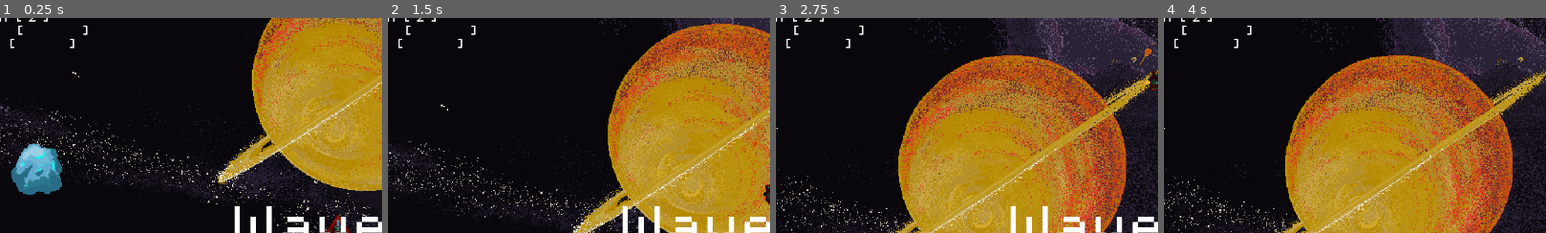
Above: before the commit, frames 1-4 (left to right).
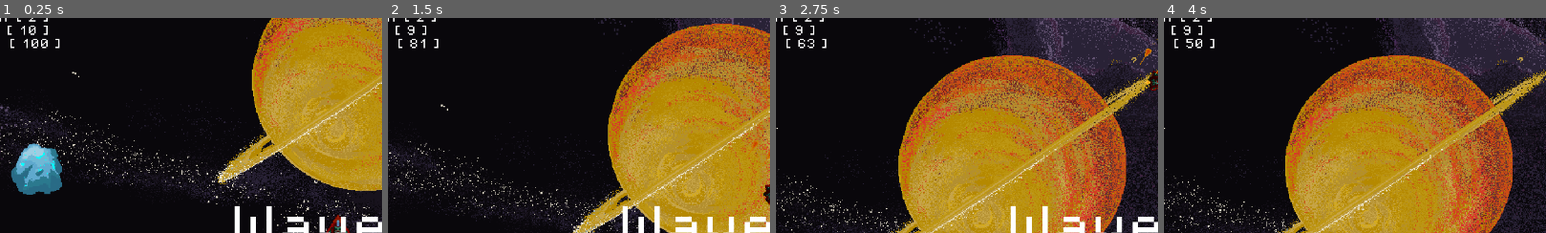
Above: after the commit, the same moments.

Repository: rylanharwood2/Adrift
Game: Godot game, scene res://scenes/game.tscn
Two runs of this game, one before a commit and one after it. Both use one fixed random seed, a clock stepped at 60 frames per second and the inputs below.
Inputs:
- Up to frame 1 (0.25 s): no input
- Up to frame 2 (1.5 s): tap Enter at 0.5 s; hold D (move_right) 0.53-1.28 s; hold Alt (boost) 0.53-1.28 s; tap Space (shoot) at 0.8, 1.35 s; hold Left (move_left) from 1.28 s (still down)
- Up to frame 3 (2.75 s): tap Alt (boost) at 1.55 s; release Left (move_left) at 2.03 s; hold D (move_right) from 2.03 s (still down); hold Alt (boost) from 2.03 s (still down); tap Space (shoot) at 2.3 s
- Up to frame 4 (4 s): release D (move_right) at 2.78 s; release Alt (boost) at 2.78 s; hold W (move_up) 2.78-3.53 s; tap Space (shoot) at 2.85, 3.8 s; tap Alt (boost) at 3.05 s; hold Left (move_left) from 3.53 s (still down); hold Alt (boost) from 3.53 s (still down)
The pictures show only the part of the screen within x 6-56%, y 1-51%; the shares and areas given below are measured in that part.

The runs differ from the first frame. In frame 1, 0.4% of the frame differs, in the area x 2-23%, y 3-15%; in frame 2, 0.3%; in frame 3, 0.3%; in frame 4, 0.3%.

Commit message:
changed hud to fully integrate w signals, organized game scene

Diff:
--- a/project.godot
+++ b/project.godot
@@ -80,6 +80,12 @@
 , Object(InputEventKey,"resource_local_to_scene":false,"resource_name":"","device":-1,"window_id":0,"alt_pressed":false …(186 unchanged characters)…
 ]
 }
+restart={
+"deadzone": 0.5,
+"events": [Object(InputEventKey,"resource_local_to_scene":false,"resource_name":"","device":-1,"window_id":0,"alt_pressed":false,"shift_pressed":false,"ctrl_pressed":false,"meta_pressed":false,"pressed":false,"keycode":0,"physical_keycode":82,"key_label":0,"unicode":114,"location":0,"echo":false,"script":null)
+, Object(InputEventJoypadButton,"resource_local_to_scene":false,"resource_name":"","device":-1,"button_index":3,"pressure":0.0,"pressed":false,"script":null)
+]
+}
 
 [rendering]
 
--- a/scenes/game.tscn
+++ b/scenes/game.tscn
@@ -72,15 +72,6 @@
 [node name="spawn_location" type="PathFollow2D" parent="enemy_spawn_points/suicune_spawn_path"]
 position = Vector2(-896, -568)
 
-[node name="spawn_timer" type="Timer" parent="enemy_spawn_points"]
-wait_time = 2.0
-one_shot = true
-
-[node name="start_timer" type="Timer" parent="enemy_spawn_points"]
-wait_time = 2.0
-one_shot = true
-autostart = true
-
 [node name="world_boundries" type="Node" parent="."]
 
 [node name="StaticBody2D" type="StaticBody2D" parent="world_boundries"]
@@ -145,5 +136,3 @@
 position = Vector2(-639, 505)
 
 [connection signal="start_game" from="HUD" to="." method="new_game"]
-[connection signal="timeout" from="enemy_spawn_points/spawn_timer" to="." method="_on_timer_timeout"]
-[connection signal="timeout" from="enemy_spawn_points/start_timer" to="." method="_on_start_timer_timeout"]
--- a/scenes/player.tscn
+++ b/scenes/player.tscn
@@ -226,6 +226,7 @@
 wait_time = 2.0
 one_shot = true
 
+[connection signal="player_died" from="." to="." method="_on_player_died"]
 [connection signal="ready" from="." to="." method="_on_ready"]
 [connection signal="timeout" from="reload_timer" to="." method="_on_reload_timer_timeout"]
 [connection signal="body_entered" from="enemy_detector" to="." method="_on_enemy_detector_body_entered"]
--- a/scripts/game.gd
+++ b/scripts/game.gd
@@ -2,25 +2,52 @@
 var animation: String
 
 var rand = RandomNumberGenerator.new()
-# TODO aidan this variable is important, load the powerup at the top of the file so it will be ready when you need it
 var suicune_enemy_scene = load("res://scenes/suicune_enemy.tscn")
 var capo_enemy_scene = load("res://scenes/capo_enemy.tscn")
 
 var current_player_health : int = -1
 var current_player_ammo : int = -1
 
+
+func _ready() -> void:
+	new_game()
+	wave_controller()
+
+	%Player.health_changed.connect($HUD.update_health)
+	%Player.ammo_changed.connect($HUD.update_ammo)
+	%Player.boost_changed.connect($HUD.update_boost_meter)
+	%Player.player_died.connect($HUD.show_message)
+
+func _process(_delta: float) -> void:
+	pass
+
 func new_game():
 	$HUD.show_message("")#Welcome to the \nThunderdome!!")
 
-	#%Player.start($start_position(this is a marker2d).position)
-	$enemy_spawn_points/start_timer.start()
 
+# control enemy spawn waves
+func wave_controller():
+	#[[waves, numsuicune, numcapos],[]]
+	var wave_spawn_rates = [[1,3,0], [1,4,0], [1,5,0], [1,100,0]]
+	var waves : int = len(wave_spawn_rates)
+	var waves_done : bool = false
+	var timeout : float = 0
+
+	for i in waves:
+		var wave_message = str("Wave ",i+1)
+		$HUD.show_message(wave_message)
+
+		await wave_spawner(waves, wave_spawn_rates[i])
+
+	"""
+	at start of game floats a single asteroid across the screen leaking green light from within
+	once asteroid is destroyed, enemies spill out
+	"""
 
 func wave_spawner(waves, wave_spawn_rates):
 
 	for sub_wave in range(0, wave_spawn_rates[0]):
 
-		# somehow connect to Bullets enemy killed signal and check for all enemies dead
 		rand.randomize()
 		for individual_enemy in range(0, wave_spawn_rates[1] + wave_spawn_rates[2]):
 			if wave_spawn_rates[1] > 0:
@@ -48,89 +75,3 @@
 			await get_tree().create_timer(2).timeout
 		else:
 			break
-
-func wave_controller():
-	$enemy_spawn_points/spawn_timer.one_shot = true
-
-	var wave_spawn_rates = [[1,3,0], [1,4,0], [1,5,0], [1,100,0]]
-	var waves : int = len(wave_spawn_rates)
-	var waves_done : bool = false
-	var timeout : float = 0
-
-	#[[waves, numsuicune, numcapos],[waves+1, numsuicune+1, numcapos]]
-
-	for i in waves:
-		var wave_message = str("Wave ",i+1)
-		$HUD.show_message(wave_message)
-
-		await wave_spawner(waves, wave_spawn_rates[i])
-
-	"""
-	main idea
-
-	once first asteroid is destroyed and enemies spill out
-	some logic in main? for when to start the waves
-
-	for i in waves:
-		print "Wave X"
-		spawn Y enemies suicune & Z enemies capo
-
-	couple options:
-			timer
-			kill all enemies
-			kill some percentage
-
-	when said option is complete increment i
-
-	maintain waves_done boolean until boss starts
-	signal?
-
-	"""
-
-
-
-"""
-func _on_start_timer_timeout() -> void:
-	for i in range(0,25):
-		$enemy_spawn_points/spawn_timer.start()
-		await get_tree().create_timer(2).timeout
-
-
-func _on_timer_timeout() -> void:
-	# TODO aidan this section creates an enemy then picks a spawn location then adds them to the overall scene
-	# youre gonna use some of this idea
-	var enemy = enemy_scene.instantiate()
-	rand.randomize()
-	var mob_spawn_location = $enemy_spawn_points/suicune_spawn_path/spawn_location
-	$enemy_spawn_points/suicune_spawn_path/spawn_location.progress_ratio = randf()
-
-	enemy.position = mob_spawn_location.position
-	add_child(enemy)
-"""
-
-# Called when the node enters the scene tree for the first time.
-func _ready() -> void:
-	new_game()
-	wave_controller()
-
-	%Player.health_changed.connect($HUD.update_health)
-
-
-# Called every frame. 'delta' is the elapsed time since the previous frame.
-func _process(_delta: float) -> void:
-	pass
-	#if %Player.health != current_player_health:
-	#	current_player_health = %Player.health
-	#	$HUD.update_health(%Player.health)
-	#if %Player.ammo != current_player_ammo:
-	#	current_player_ammo = %Player.ammo
-	#	$HUD.update_ammo(%Player.ammo)
-	#$HUD.update_boost_meter()
-
-
-func _on_player_dead() -> void:
-	$enemy_spawn_points/spawn_timer.stop()
-
-func add_new_child(child_to_add,animation):
-	add_child(child_to_add)
-	child_to_add.play(animation)
--- a/scripts/hud.gd
+++ b/scripts/hud.gd
@@ -4,10 +4,11 @@
 
 signal start_game
 
-func show_message(text):
+func show_message(text, dead: bool = false):
 	$start_message.text = text
 	$start_message.show()
-	$message_timer.start()
+	if !dead:
+		$message_timer.start()
 
 func update_health(health_update:int):
 	$health.text = "Health [ " + str(health_update) + " ]"#%Player.health) + " ]"
@@ -15,8 +16,8 @@
 func update_ammo(ammo_update:int):
 	$ammo.text = "Ammo [ " + str(ammo_update) + " ]"
 
-func update_boost_meter():
-	$boost.text = "Boost [ " + str(int(%Player.boost_meter)) + " ]"
+func update_boost_meter(boost_update:float):
+	$boost.text = "Boost [ " + str(int(boost_update)) + " ]"
 
 # Called when the node enters the scene tree for the first time.
 func _ready() -> void:
--- a/scripts/player.gd
+++ b/scripts/player.gd
@@ -1,13 +1,15 @@
 extends CharacterBody2D
 
-signal dead
+signal player_died
 signal healthpack_captured
+signal health_changed(new_health)
+signal ammo_changed(new_ammo)
+signal boost_changed(new_boost)
 
 @onready var animated_sprite: AnimatedSprite2D = $AnimatedSprite2D
 
 # TODO universal random number seed?
 var rng = RandomNumberGenerator.new()
-signal health_changed(new_health)
 
 @export var health: int = 2
 @export var max_health: int = 50
@@ -34,6 +36,9 @@
 var is_boosting: bool = false
 var is_boost_recharging: bool = true
 var rotation_direction = 0
+var last_health: int = -1
+var last_ammo: int = -1
+var last_boost: int = -1
 
 var scene = preload("res://scenes/bullet.tscn")
 
@@ -44,21 +49,20 @@
 
 # Control Loop
 func _physics_process(delta: float) -> void:
-	update_health_changed(health) # TODO comically this is still prolly wrong, the enemy should send a signal
-	# that updates the players health instead of running this check every frame
-
-	process_loop_detect_shoot()
+	# TODO  comically this way of using signals is still prolly wrong, the enemy should send a signal
+	# that tells us to update the player health only on a collision instead of running this check every frame
+	if health > 0:
+		update_health_changed(health)
+		update_ammo_changed(ammo)
+		update_boost_changed(boost_meter)
+	else:
+		update_health_changed(0)
 
 	var forward_input = Input.is_action_pressed("move_up")
 	var boost_input = Input.is_action_pressed("boost")
 	var directional_input = Input.get_axis("move_left","move_right")
 
 	rotation_direction = Vector2(1, 0).rotated(rotation)
-
-	if directional_input == -1:
-		rotation_degrees -= rotation_speed
-	if directional_input == 1:
-		rotation_degrees += rotation_speed
 
 	if forward_input:
 		velocity += (rotation_direction * acceleration)
@@ -67,8 +71,6 @@
 	elif !forward_input:
 		velocity *= friction
 
-	play_tilting_animation()
-	play_flame_amimation()
 
 	if Input.is_action_pressed("boost") and boost_meter > 0:
 		is_boost_recharging = false
@@ -87,7 +89,12 @@
 	elif !Input.is_action_pressed("drift(ebrake)"):
 		rotation_speed = 2
 
-	move_and_slide()
+	if health > 0:
+		detect_shoot()
+		play_tilting_animation()
+		play_flame_amimation()
+		determine_rotation(directional_input)
+		move_and_slide()
 
 
 ## Weapon Mechanics
@@ -99,7 +106,7 @@
 	bullet.transform = $muzzle.global_transform
 	ammo -= 1
 
-func process_loop_detect_shoot():
+func detect_shoot():
 	if Input.is_action_just_pressed("shoot"):
 		if (ammo > 0):
 			shoot("")
@@ -134,6 +141,13 @@
 
 func _on_boost_cooldown_timer_timeout() -> void:
 	is_boost_recharging = true
+
+func determine_rotation(directional_input) -> void:
+	if directional_input == -1:
+		rotation_degrees -= rotation_speed
+	if directional_input == 1:
+		rotation_degrees += rotation_speed
+
 
 func play_tilting_animation() -> void:
 	var tilting_direction = Input.get_axis("move_left", "move_right")
@@ -170,7 +184,7 @@
 		health -= 1
 
 		if health <= 0:
-			dead.emit()
+			player_died.emit("You Died!\nPress R to Restart", true)
 			#queue_free()
 
 	if (body.is_in_group("healthpack")):
@@ -181,7 +195,27 @@
 func active_ice_powerup() -> void:
 	print("moan")
 
+# theres prob a better way of doing this but these set up the signal to change the HUD
 func update_health_changed(updated_health):
-	# check if current UI stored health is different from true health
-	# if health_now != health_before:
-	health_changed.emit(updated_health)
+	if last_health != updated_health:
+		last_health = updated_health
+		health_changed.emit(updated_health)
+
+func update_ammo_changed(updated_ammo):
+	if last_ammo != updated_ammo:
+		last_ammo = updated_ammo
+		ammo_changed.emit(updated_ammo)
+
+func update_boost_changed(updated_boost):
+	if last_boost != updated_boost:
+		last_boost = updated_boost
+		boost_changed.emit(updated_boost)
+
+
+func _on_player_died() -> void:
+	var restart = Input.is_action_pressed("restart")
+	if restart:
+		print("were in")
+		pass
+
+		# I have no idea how to restart the game lmao
